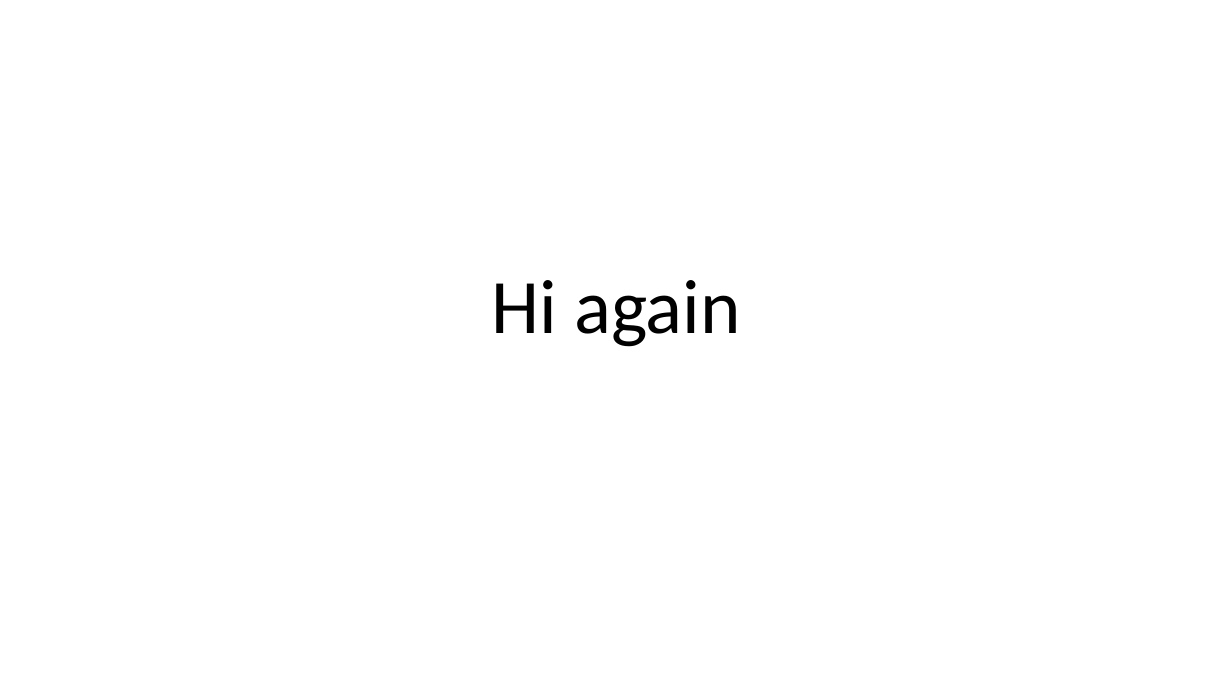
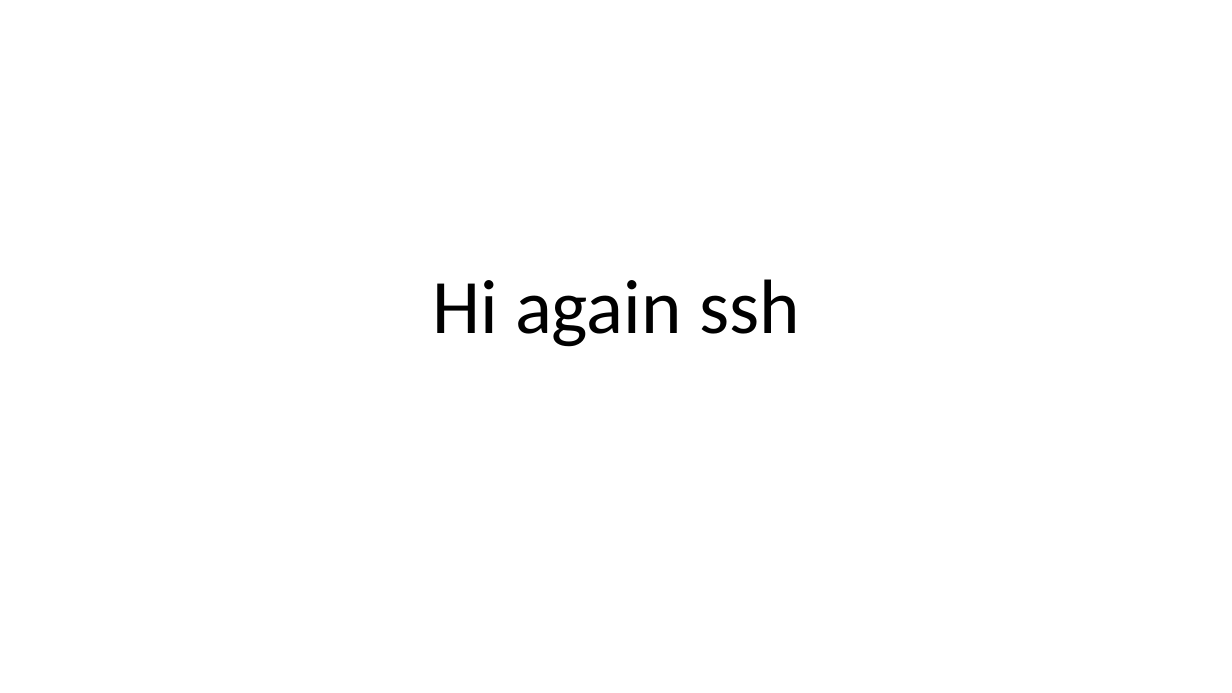
Before and after one commit to krishnakant-kumar/test1, a slide deck: slide 1 of new.pptx. Drawn at 1232x693 pixels with LibreOffice and Linux fonts; fonts in the diff are those of the drawing. Boxes give left, top, right and bottom in pixels: in the first picture for what was removed or moved away, otherwise in the second. Text is boxed around its words. In the diff, an @@ line names an element or a change of style, - is before the commit and + after.

```diff
--- a/new.pptx
+++ b/new.pptx
@@ title at (432, 279, 800, 347): text changed @@
-Hi again
+Hi again ssh
```
